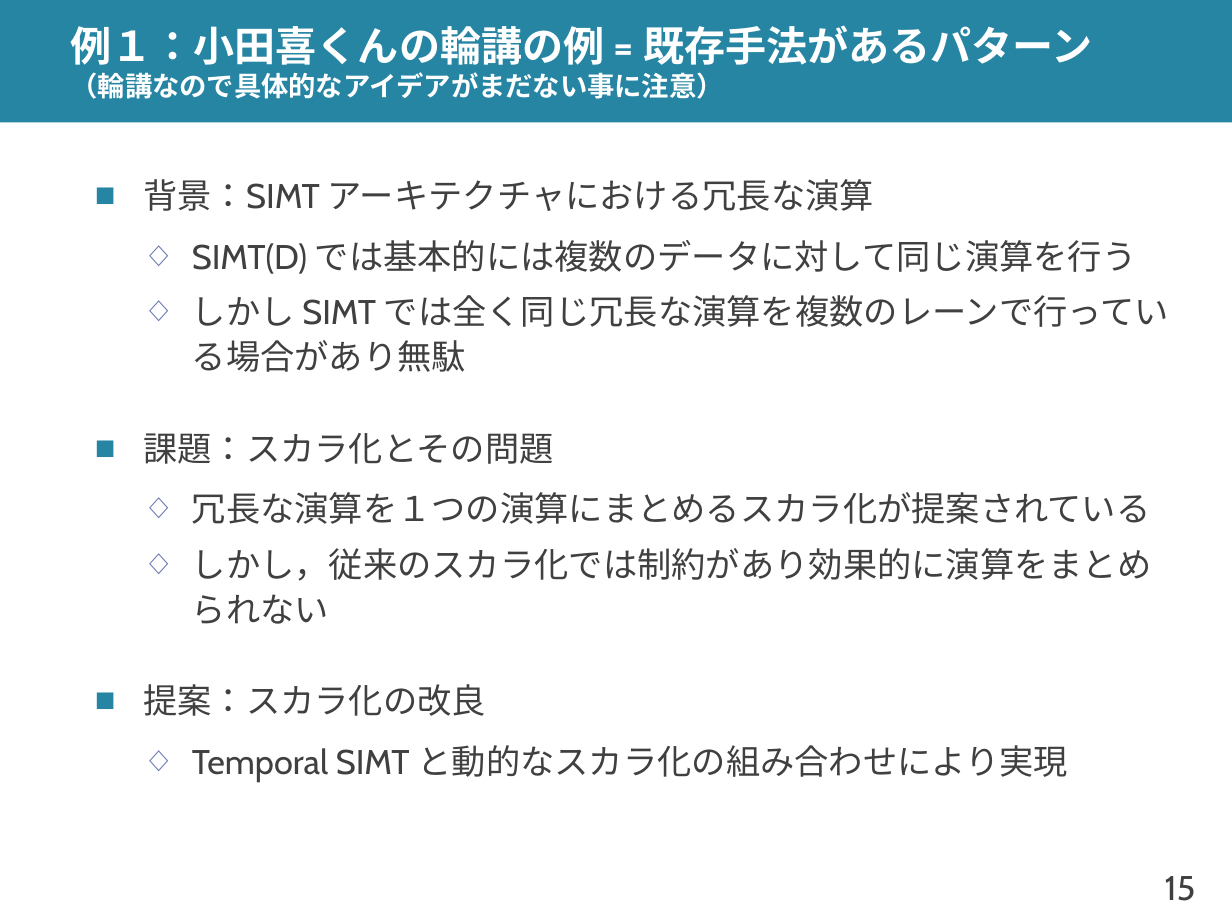
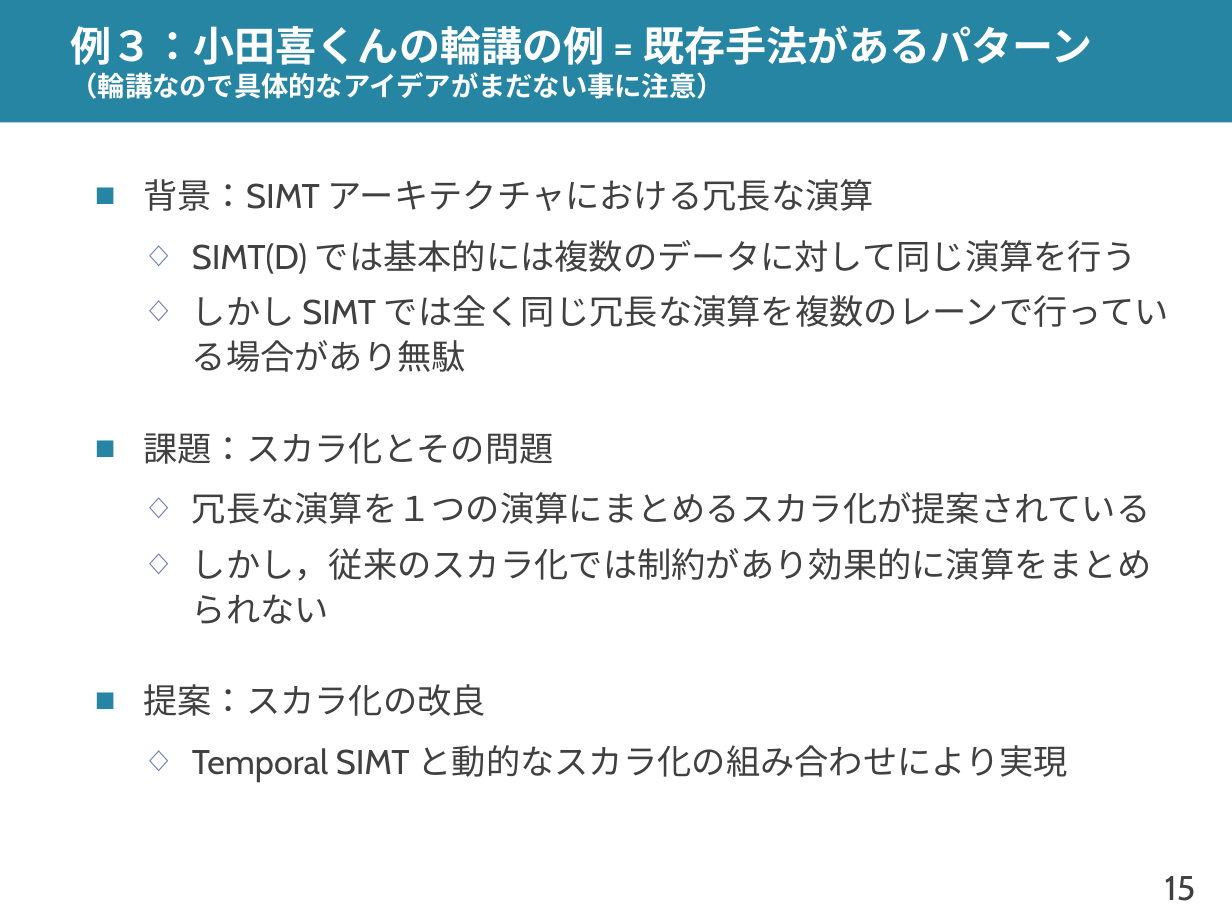
Before and after one commit to shioya-lab/how-to, a slide deck: slide 15 of plot.pptx. Drawn at 1232x924 pixels with LibreOffice and Linux fonts; fonts in the diff are those of the drawing. Boxes give left, top, right and bottom in pixels: in the first picture for what was removed or moved away, otherwise in the second. Text is boxed around its words. In the diff, an @@ line names an element or a change of style, - is before the commit and + after.

```diff
--- a/plot.pptx
+++ b/plot.pptx
@@ title at bbox=[71, 25, 1093, 99]: text changed @@
-例１：小田喜くんの輪講の例 = 既存手法があるパターン
-（輪講なので具体的なアイデアがまだない事に注意）
+例３：小田喜くんの輪講の例 = 既存手法があるパターン
+（輪講なので具体的なアイデアがまだない事に注意）
```
Also in this commit, not shown: 14 other slides changed, 1 slide added, 1 other file.
